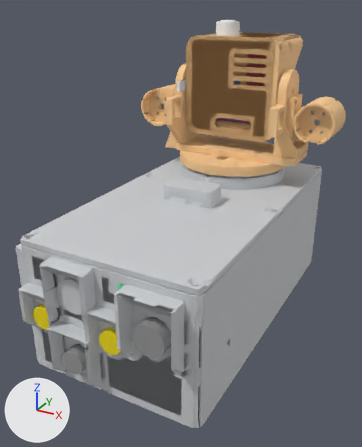
The glTF model simulator3d/inhalte/gehaeuse/gehaeuse.glb, before and after one commit.
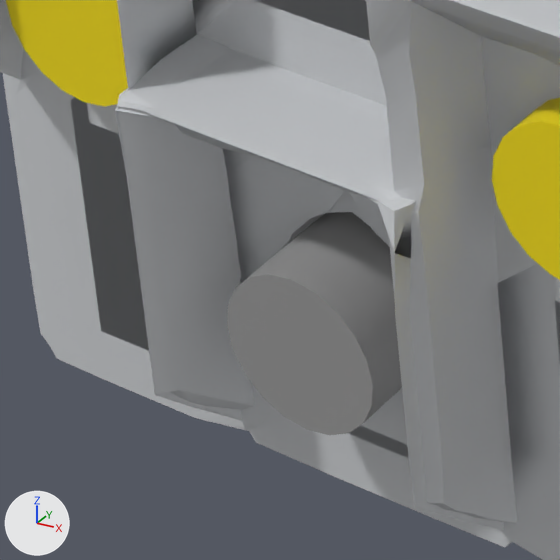
The first picture shows the older version from a 50 mm camera at (0.121, -0.29, 0.046) aimed at (-0.006, -0.057, -0.07). The close-ups show the older and then the newer version on the part from 9% to 30% of the width and 70% to 87% of the height of that picture. Only the edits that show in the close-ups are written down. Arrows for +X, +Y and +Z are at lower left; the lights stay in place.

Objects in the first close-up: 'buttons', 'relayjack', 'tub', 'tub52'.
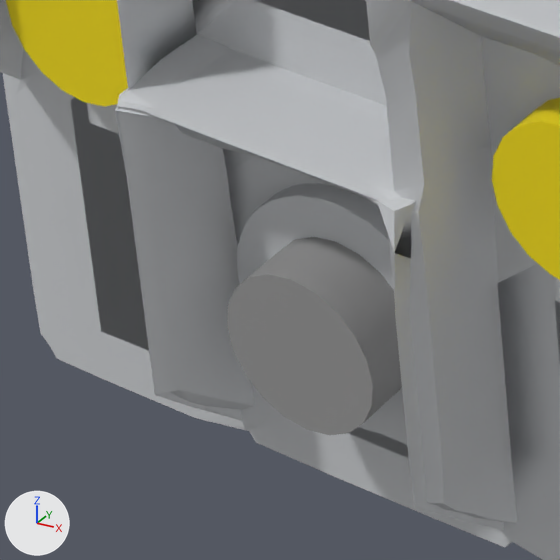
Boxes (x1, y1, x2, y2) around the edits, measured in the close-ups (560 x 560 px):
'rlplug', added: after (237, 184, 406, 434)

The edits, one by one:
Material 'rlplug' (mat_rlplug) is new.
Its base color is (0.604, 0.62, 0.639) (light grey #ccced1).
Its roughness is 0.7.
Mesh me_rlplug is new.
It has 5443 vertices, 10882 faces and spans x -0.025..-0.007, y -0.1421..-0.137, z -0.1188..-0.1008.
It uses material mat_rlplug (light grey #ccced1).
Object 'rlplug' (ob_rlplug) is new; it shows me_rlplug.
Its location is (0.0, 0.0, 0.0).
